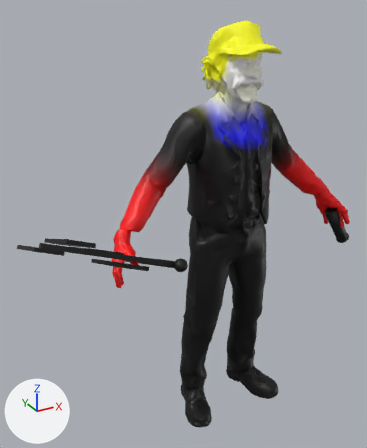
Renders of the glTF model godot/assets3d/actors/flagman.glb from each side of a commit.
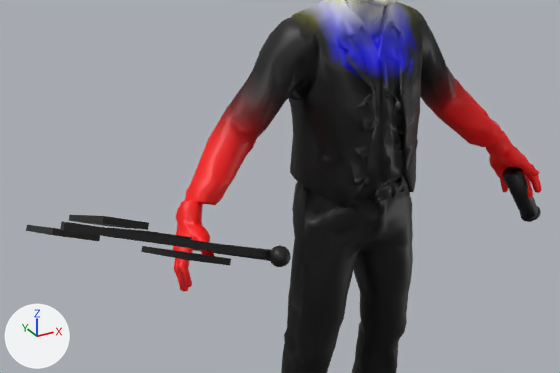
There are two pictures of each version: one whole from a camera (50 mm lens) standing at (-1.17, -1.72, 1.862) and looking at (-0.249, -0.045, 1.025), one close up on the part from 0% to 99% of the width and 22% to 76% of the height. The lights are fixed; the arrows at lower left show +X, +Y and +Z. The first two pictures are the older version. Vertices at exactly the same position are counted once.

In view in the first close-up: 'flagman', 'held_gear0', 'held_gear1'.
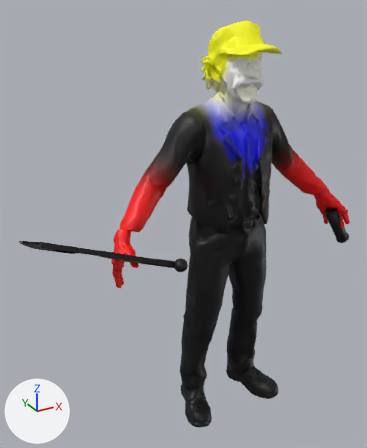
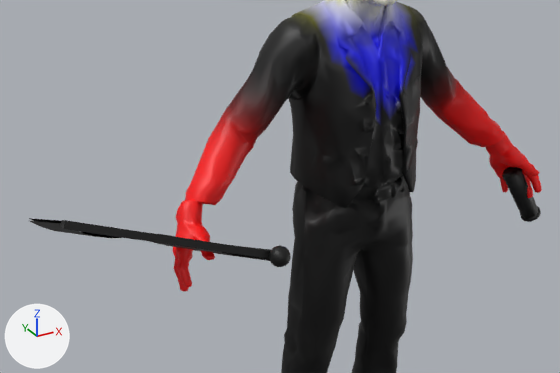
Changed parts and their boxes (x1, y1, x2, y2) in the close-ups (560 x 373 px; the box of a moved part takes in the faces that stretch with it):
'held_gear0', reshaped
    before: (26, 215, 291, 267)
    after: (29, 218, 291, 267)
part 1 of me_mesh_0_001, recoloured (lighter)
    both: (342, 60, 410, 126)
part 2 of me_mesh_0_006, added
    after: (30, 221, 261, 259)
part 3 of me_mesh_0_006, moved or reshaped
    before: (26, 215, 231, 266)
    after: (29, 218, 229, 251)

The change, as a list of edits to the scene's bpy script:
```text
Change me_mesh_0_001:
    where me_mesh_0_001.from_pydata(...)  # 6404 vertices, 12780 faces; spans x -0.59..0.6, y -0.21..0.15, z 0.0..1.8
    used by ob_flagman; location = (0.0, 0.0, 0.0)
    me_mesh_0_001 part 1: 85 faces centred in x -0.1..0.08, y -0.14..-0.11, z 1.23..1.36 are repainted in the vertex colours; the middle colour goes from black #000000 to blue #0000e2
Change me_mesh_0_006:
    used by ob_held_gear0; location = (0.0, 0.0, 0.0)
    remove me_mesh_0_006.from_pydata(...)  # 201 vertices, 362 faces; spans x -0.911..-0.476, y -0.504..0.096, z 0.863..1.244
    add me_mesh_0_006.from_pydata(...)  # 311 vertices, 526 faces; spans x -0.904..-0.476, y -0.504..0.096, z 0.863..1.246
    me_mesh_0_006 part 2: a new loose piece of 75 vertices spanning x -0.903..-0.502, y -0.461..-0.037, z 0.939..1.237, in mat_defaultmaterial_001
    me_mesh_0_006 part 3: 5 vertices moved from x -0.905..-0.674, y -0.434..-0.381, z 1.134..1.244 to x -0.904..-0.67, y -0.414..-0.34, z 1.123..1.246; 39 vertices removed from x -0.911..-0.503, y -0.459..-0.04, z 0.97..1.217; 74 vertices added at x -0.901..-0.5, y -0.459..-0.035, z 0.943..1.242
```
